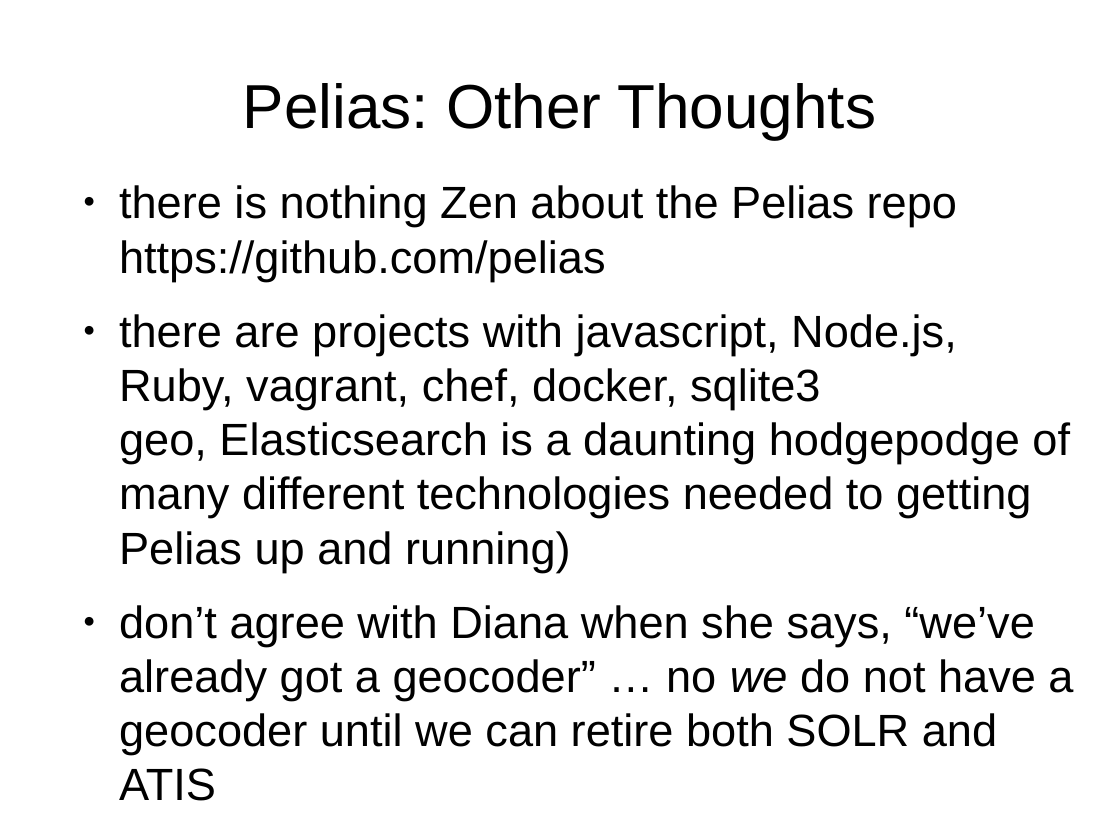
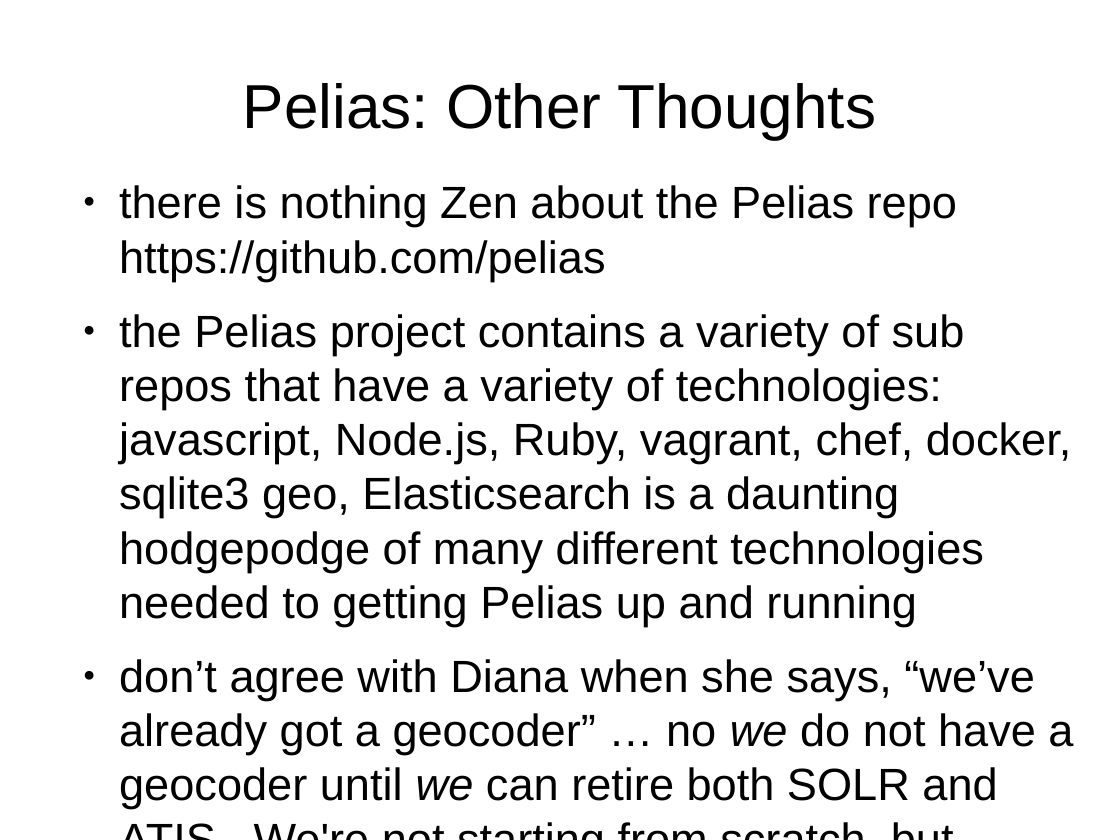
Before and after one commit to OpenTransitTools/loader, a slide deck: slide 12 of docs/trimet/GeoCoder Gaps for TriMet.odp (slide 7 before the commit). Drawn at 1120x840 pixels with LibreOffice and Linux fonts; fonts in the diff are those of the drawing. Boxes give left, top, right and bottom in pixels: in the first picture for what was removed or moved away, otherwise in the second. Text is boxed around its words. In the diff, an @@ line names an element or a change of style, - is before the commit and + after.

Commit message:
arch drawings - SOLR Gaps 2 of 2

```diff
--- a/docs/trimet/GeoCoder Gaps for TriMet.odp
+++ b/docs/trimet/GeoCoder Gaps for TriMet.odp
@@ text at [119,314,1073,809]: text changed @@
-● there are projects with javascript, Node.js, Ruby, vagrant, chef, docker, sqlite3 geo, Elasticsearch is a daunting hodgepodge of many different technologies needed to getting Pelias up and running)
-● don’t agree with Diana when she says, “we’ve already got a geocoder” … no we do not have a geocoder until we can retire both SOLR and ATIS
+● the Pelias project contains a variety of sub repos that have a variety of technologies: javascript, Node.js, Ruby, vagrant, chef, docker, sqlite3 geo, Elasticsearch is a daunting hodgepodge of many different technologies needed to getting Pelias up and running
+● don’t agree with Diana when she says, “we’ve already got a geocoder” … no we do not have a geocoder until we can retire both SOLR and ATIS. We're not starting from scratch, but...
```
Also in this commit, not shown: 4 other slides changed, 6 slides added, 1 slide removed.
